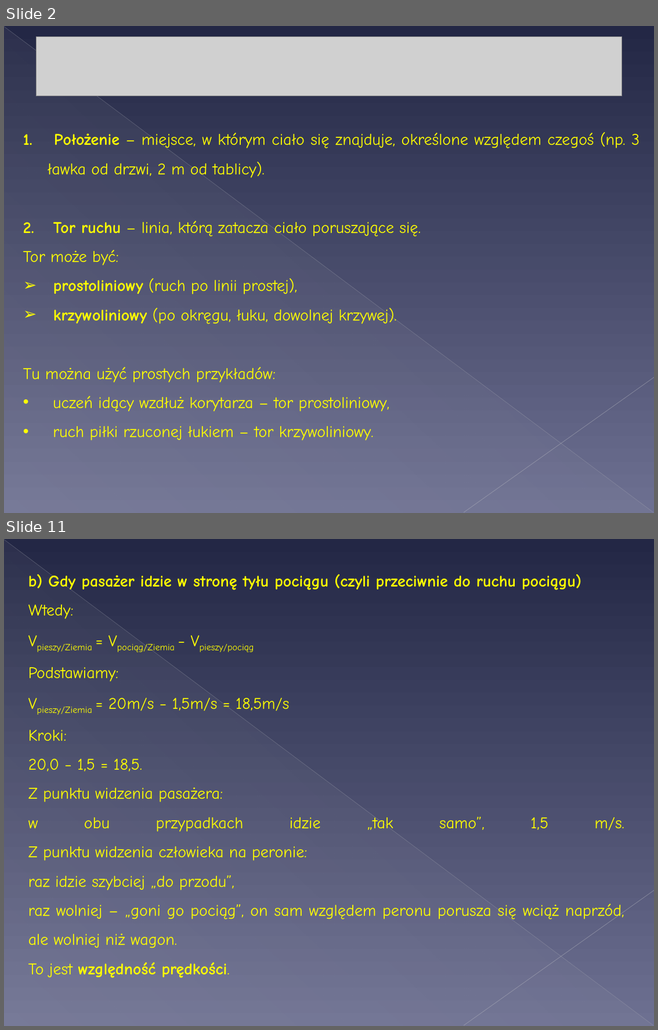
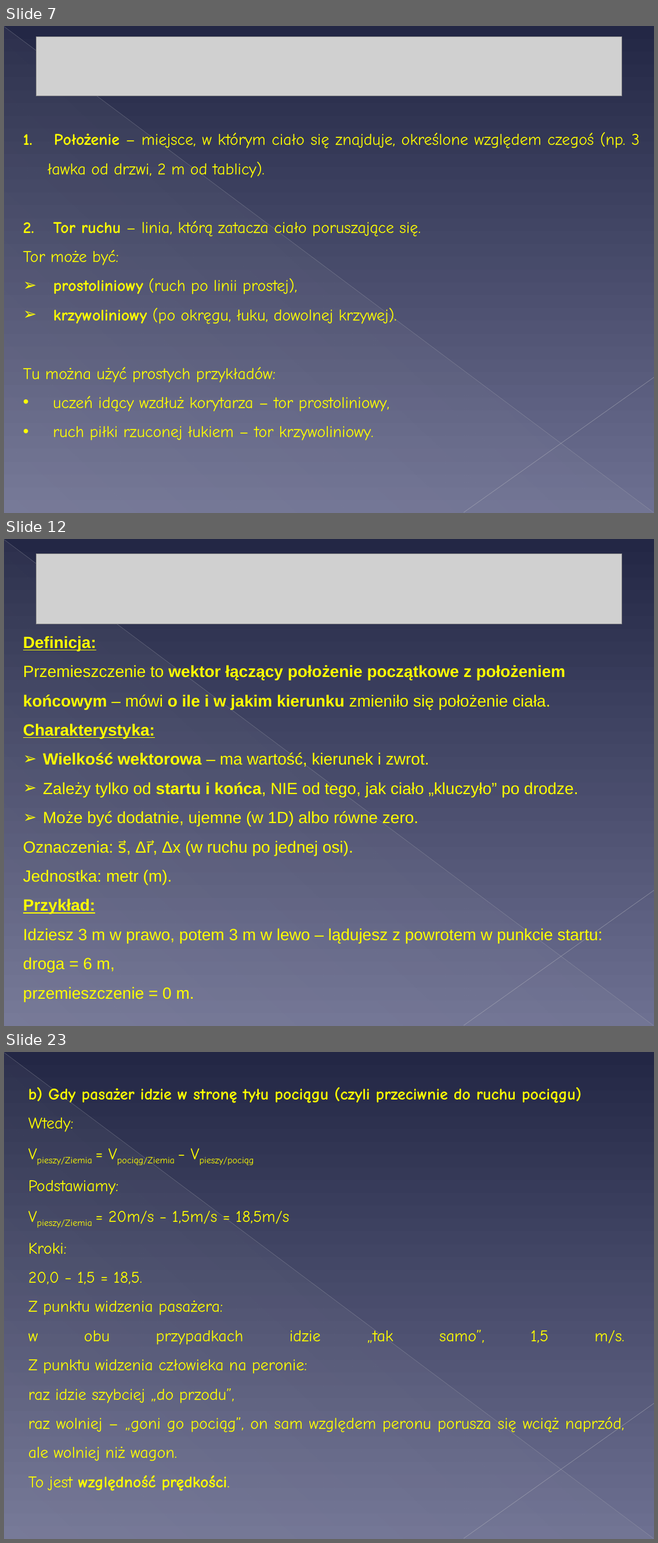
Before and after one commit to MichalMus/Fizyka-w-szkole, a slide deck: 4.Kinematyka/1.Co to jest ruch.ppt. Shown one above the other, each under a label of ours: slides 2 and 11 before the commit, slides 7, 12 and 23 after it; the slides between them are not shown. The pictures are 658x1030 and 658x1543 pixels, drawn with LibreOffice and Linux fonts; fonts in the diff are those of the drawing; grey boxes stand for pictures. Boxes give left, top, right and bottom in pixels: in the first picture for what was removed or moved away, otherwise in the second. Text is boxed around its words. In the diff, an @@ line names an element or a change of style, - is before the commit and + after.

```diff
--- a/4.Kinematyka/1.Co to jest ruch.ppt
+++ b/4.Kinematyka/1.Co to jest ruch.ppt
@@ slide 12 added at (4,539,654,1026), background gradient #232745 to #6D7091; not listed: 3 template elements that a slide beside it also shows @@
@@ picture added at (36,554,621,625) @@
@@ text added at (23,636,603,1002), 18 pt, text #FFFF00 @@
+Definicja:
+Przemieszczenie to wektor łączący położenie początkowe z położeniem końcowym – mówi o ile i w jakim kierunku zmieniło się położenie ciała.
+Charakterystyka:
+➢ Wielkość wektorowa – ma wartość, kierunek i zwrot.
+➢ Zależy tylko od startu i końca, NIE od tego, jak ciało „kluczyło” po drodze.
+➢ Może być dodatnie, ujemne (w 1D) albo równe zero.
+Oznaczenia: s⃗, Δr⃗, Δx (w ruchu po jednej osi).
+Jednostka: metr (m).
+Przykład:
+Idziesz 3 m w prawo, potem 3 m w lewo – lądujesz z powrotem w punkcie startu:
+droga = 6 m,
+przemieszczenie = 0 m.
@@ what was slide 2 is now slide 7 @@
@@ what was slide 11 is now slide 23 @@
```
Also in this commit, not shown: 4 slides changed, 17 other slides added, 13 slides removed, 2 other files.
